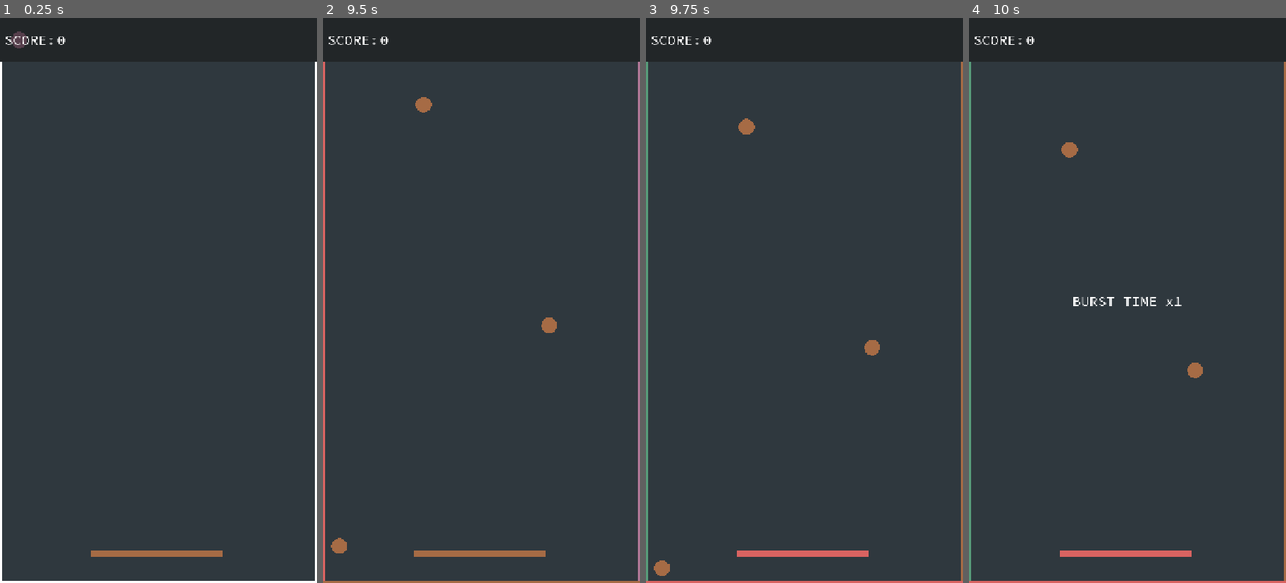
Above: before the commit, frames 1-4 (left to right).
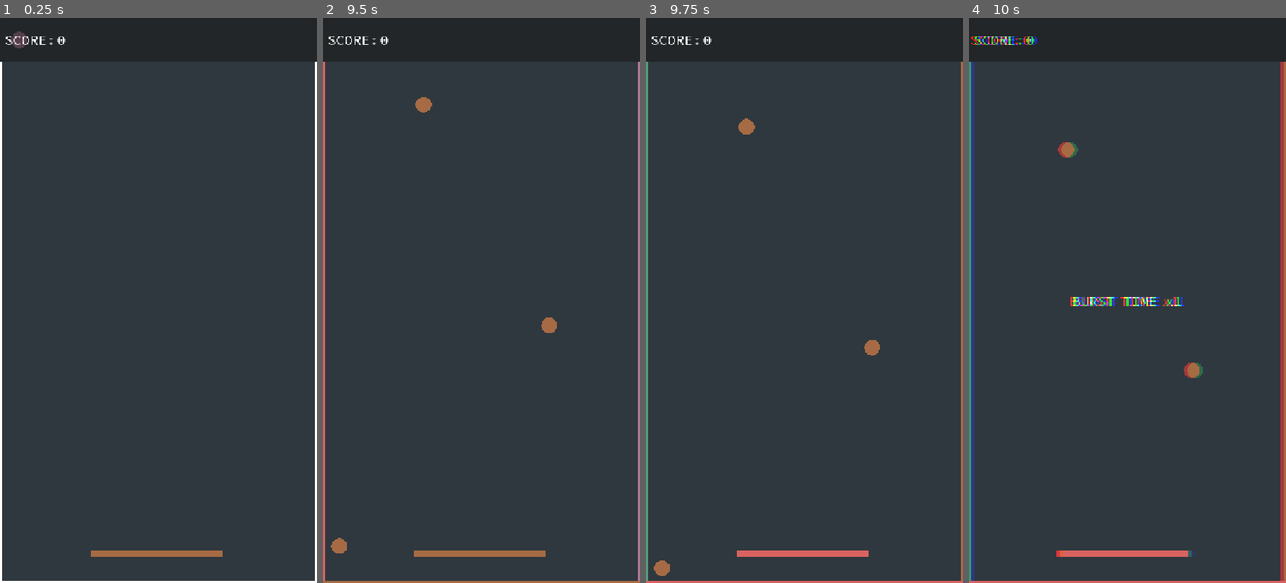
Above: after the commit, the same moments.

Repository: gerep/colour-switcher
Game: Godot game, scene res://scenes/main/main.tscn
The game is run twice, just before and just after one commit, with the same random seed, the same clock (stepped at 60 frames per second) and the same inputs.
Inputs (mouse positions are in pixels of both pictures, inside the frame that each line leads up to):
- Up to frame 1 (0.25 s): no input
- Up to frame 2 (9.5 s): move the mouse to (551, 272) at 0.52 s; press the mouse at (551, 272) at 0.53 s; move the mouse to (418, 328) at 1.27 s; release the mouse at (418, 328) at 1.28 s; right-click (418, 328) at 1.35 s; move the mouse to (513, 176) at 2.02 s; tap I every 2.25 s from 2.1 to 8.85 s; move the mouse to (465, 413) at 2.77 s; click (465, 413) at 2.85 s; move the mouse to (576, 385) at 3.52 s; hold Right mouse button (right_button) 3.53-4.28 s; move the mouse to (386, 215) at 4.27 s; move the mouse to (497, 300) at 5.02 s; press the mouse at (497, 300) at 5.03 s; move the mouse to (433, 159) at 5.77 s; release the mouse at (433, 159) at 5.78 s; right-click (433, 159) at 5.85 s; move the mouse to (551, 272) at 6.52 s; move the mouse to (418, 328) at 7.27 s; click (418, 328) at 7.35 s; move the mouse to (513, 176) at 8.02 s; hold Right mouse button (right_button) 8.03-8.78 s; move the mouse to (465, 413) at 8.77 s
- Up to frame 3 (9.75 s): move the mouse to (899, 385) at 9.52 s; press the mouse at (899, 385) at 9.53 s
- Up to frame 4 (10 s): no input

Frames 1-3 are identical in both runs. In frame 4, 3.5% of the frame differs, in the area x 0-100%, y 3-100%.

Commit message:
add chromatic aberration shader

Diff:
--- a/scenes/main/hud.gd
+++ b/scenes/main/hud.gd
@@ -8,6 +8,7 @@
 
 @onready var points_label: Label = %PointsLabel
 @onready var burst_time_label: RichTextLabel = %BurstTimeLabel
+@onready var chromatic_aberration: ColorRect = $ChromaticAberration
 
 
 func _ready() -> void:
@@ -17,6 +18,7 @@
 
 
 func _burst_started() -> void:
+	chromatic_aberration.visible = true
 	if current_rate_level == max_rate_level:
 		burst_counter = 0
 		current_rate_level = min_rate_level
@@ -30,6 +32,7 @@
 
 
 func _burst_ended() -> void:
+	chromatic_aberration.visible = false
 	burst_time_label.visible = false
 
 
--- a/scenes/main/main.tscn
+++ b/scenes/main/main.tscn
@@ -1,9 +1,16 @@
-[gd_scene load_steps=5 format=3 uid="uid://d32upuhiloq8d"]
+[gd_scene load_steps=7 format=3 uid="uid://d32upuhiloq8d"]
 
 [ext_resource type="PackedScene" uid="uid://bot17jvbdtn1v" path="res://scenes/player/player.tscn" id="1_hyk8p"]
 [ext_resource type="Script" uid="uid://bjr08sporwt83" path="res://scenes/main/main.gd" id="1_iuonh"]
 [ext_resource type="FontFile" uid="uid://dsnbia58hdl6e" path="res://assets/fonts/SourceCodePro-Regular.ttf" id="3_k2fmo"]
 [ext_resource type="Script" uid="uid://dpgvspar0ysvw" path="res://scenes/main/hud.gd" id="3_l3cfh"]
+[ext_resource type="Shader" uid="uid://bo5f4mfrh6rg1" path="res://shaders/chromatic_aberration.gdshader" id="5_6q06x"]
+
+[sub_resource type="ShaderMaterial" id="ShaderMaterial_ow5a4"]
+shader = ExtResource("5_6q06x")
+shader_parameter/r_displacement = Vector2(3, 0)
+shader_parameter/g_displacement = Vector2(0, 0)
+shader_parameter/b_displacement = Vector2(-3, 0)
 
 [node name="Main" type="Node2D"]
 script = ExtResource("1_iuonh")
@@ -82,6 +89,16 @@
 text = "[center][shake rate=20 level=20 connected=1]BURST TIME x1[/shake][/center]"
 fit_content = true
 
+[node name="ChromaticAberration" type="ColorRect" parent="HUD"]
+visible = false
+material = SubResource("ShaderMaterial_ow5a4")
+anchors_preset = 15
+anchor_right = 1.0
+anchor_bottom = 1.0
+grow_horizontal = 2
+grow_vertical = 2
+mouse_filter = 1
+
 [node name="LeftLine" type="Line2D" parent="."]
 points = PackedVector2Array(0, 1280, 0, 99)
 
--- /dev/null
+++ b/shaders/chromatic_aberration.gdshader
@@ -0,0 +1,18 @@
+// chromatic aberration
+//---------------------------------
+
+shader_type canvas_item;
+uniform sampler2D SCREEN_TEXTURE : hint_screen_texture, filter_linear_mipmap;
+uniform vec2 r_displacement = vec2(3.0, 0.0);
+uniform vec2 g_displacement = vec2(0.0, 0.0);
+uniform vec2 b_displacement = vec2(-3.0, 0.0);
+
+
+void fragment()
+{
+	float r = texture(SCREEN_TEXTURE, SCREEN_UV + vec2(SCREEN_PIXEL_SIZE*r_displacement), 0.0).r;
+	float g = texture(SCREEN_TEXTURE, SCREEN_UV + vec2(SCREEN_PIXEL_SIZE*g_displacement), 0.0).g;
+	float b = texture(SCREEN_TEXTURE, SCREEN_UV + vec2(SCREEN_PIXEL_SIZE*b_displacement), 0.0).b;
+
+	COLOR = vec4(r, g, b, 1.0);
+}
Not shown, added: shaders/chromatic_aberration.gdshader.uid
